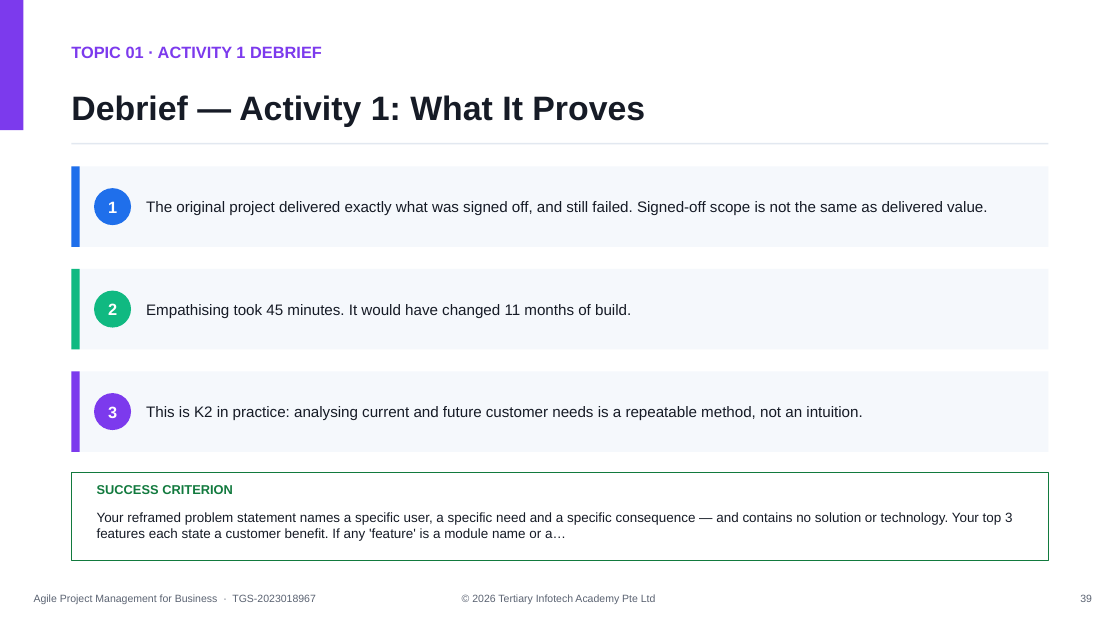
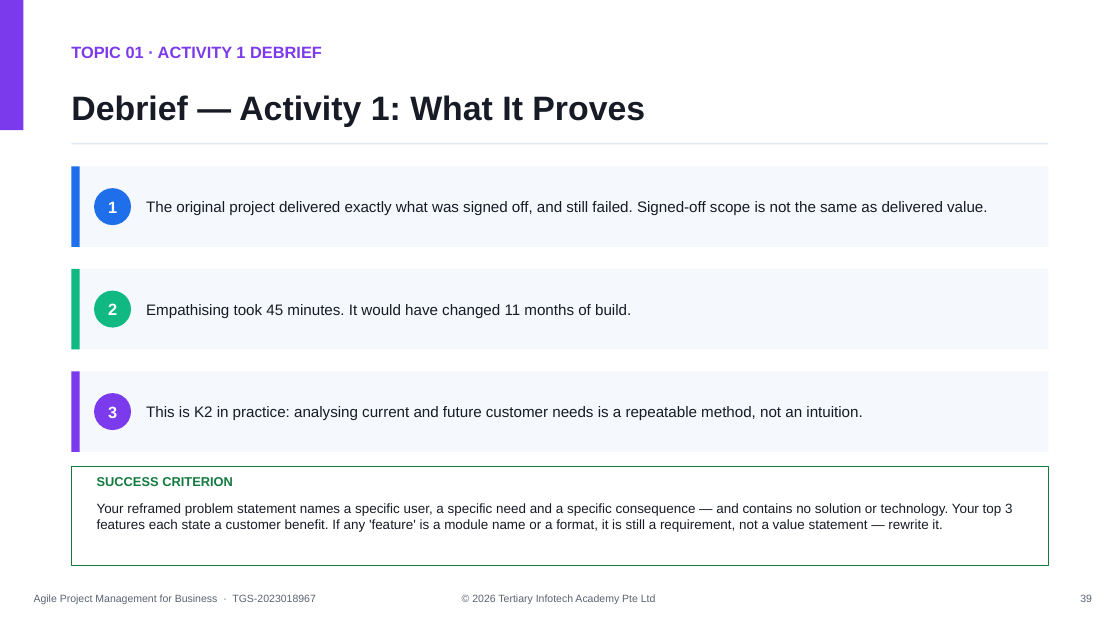
Before and after one commit to tertiarycourses/TGS-2023018967-Agile-Project-Management-for-Business, a slide deck: slide 39 of courseware/WSQ - Master Trainer Slides - Agile Project Management for Business - v9.0.pptx. Drawn at 1120x630 pixels with LibreOffice and Linux fonts; fonts in the diff are those of the drawing. Boxes give left, top, right and bottom in pixels: in the first picture for what was removed or moved away, otherwise in the second. Text is boxed around its words. In the diff, an @@ line names an element or a change of style, - is before the commit and + after.

```diff
--- a/courseware/WSQ - Master Trainer Slides - Agile Project Management for Business - v9.0.pptx
+++ b/courseware/WSQ - Master Trainer Slides - Agile Project Management for Business - v9.0.pptx
@@ rectangle resized from (x1=71, y1=472, x2=1049, y2=560) to (x1=71, y1=466, x2=1049, y2=565) @@
@@ text "SUCCESS CRITERION" moved from (x1=97, y1=485, x2=233, y2=494) to (x1=97, y1=477, x2=233, y2=486) @@
@@ text at (x1=97, y1=503, x2=1012, y2=532): text changed @@
-Your reframed problem statement names a specific user, a specific need and a specific consequence — and contains no solution or technology. Your top 3 features each state a customer benefit. If any 'feature' is a module name or a…
+Your reframed problem statement names a specific user, a specific need and a specific consequence — and contains no solution or technology. Your top 3 features each state a customer benefit. If any 'feature' is a module name or a format, it is still a requirement, not a value statement — rewrite it.
```
Also in this commit, not shown: 27 other slides changed, 34 other files.
